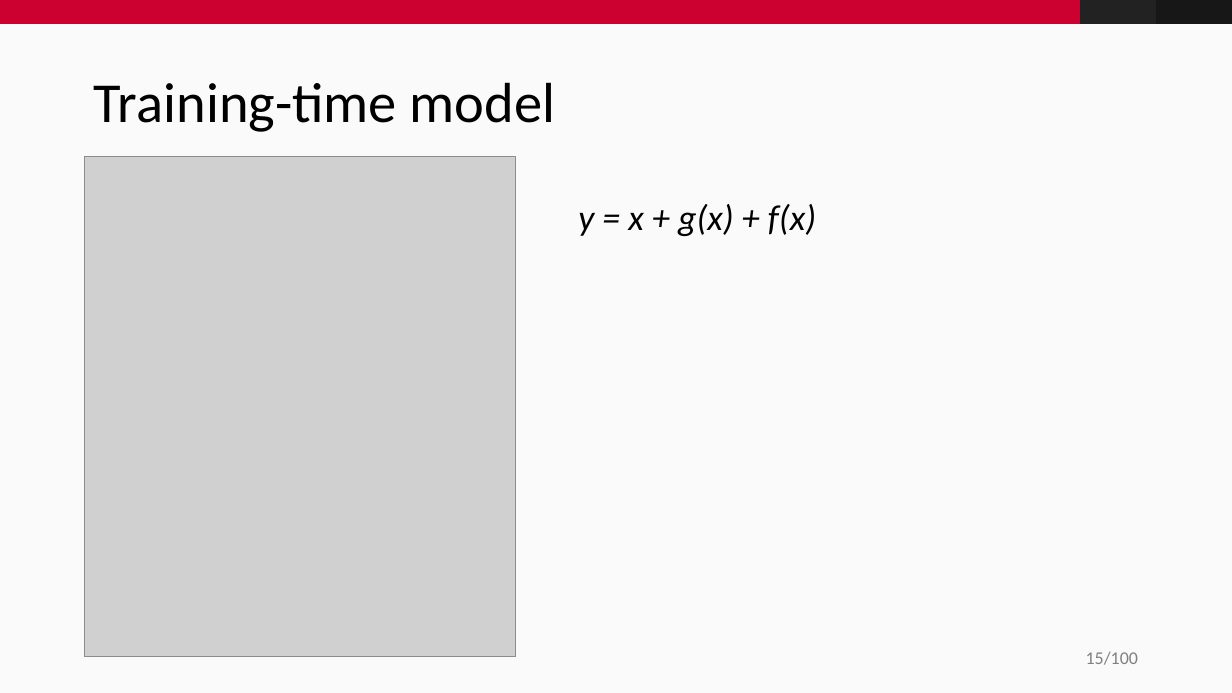
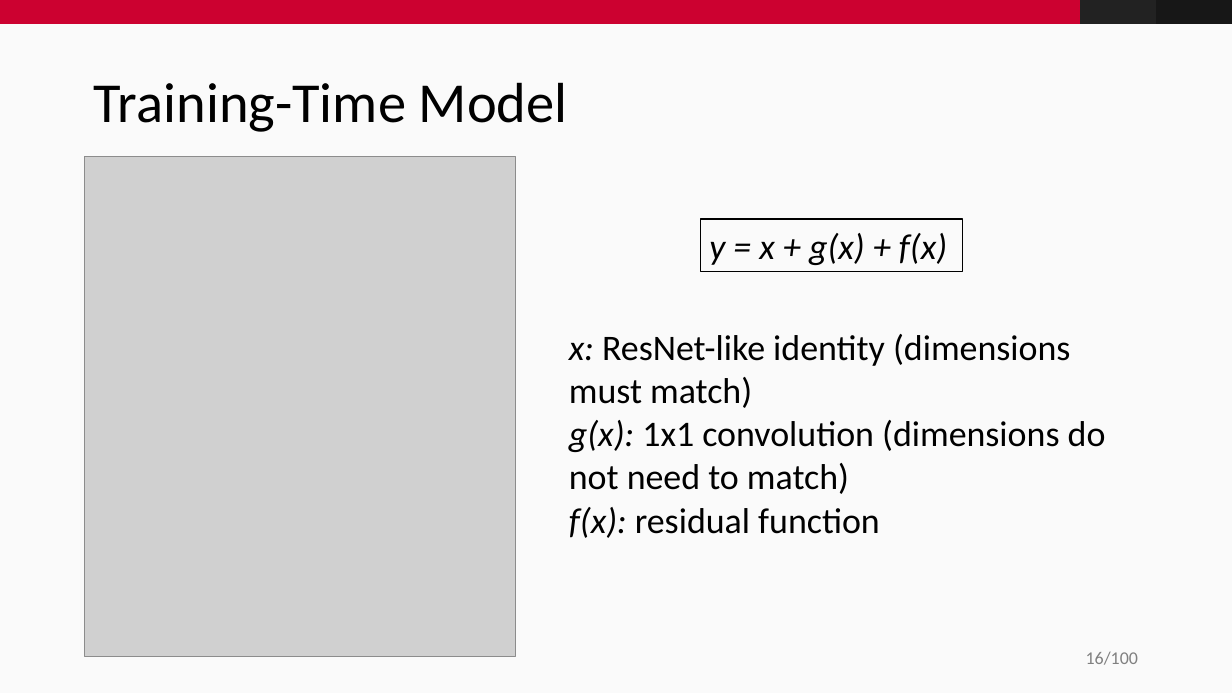
Before and after one commit to fidsusj/CVDL-Seminar, a slide deck: slide 16 of presentation/presentation.pptx (slide 15 before the commit). Drawn at 1232x693 pixels with LibreOffice and Linux fonts; fonts in the diff are those of the drawing; grey boxes stand for pictures; background and template pictures are left out. Boxes give left, top, right and bottom in pixels: in the first picture for what was removed or moved away, otherwise in the second. Text is boxed around its words. In the diff, an @@ line names an element or a change of style, - is before the commit and + after.

```diff
--- a/presentation/presentation.pptx
+++ b/presentation/presentation.pptx
@@ title at (94, 82, 568, 132): text changed @@
-Training-time model
+Training-Time Model
@@ rectangle "y = x + g(x) ...": place and size @@
-rectangle "y = x + g(x) ..." at (578, 204, 816, 236)
+rectangle "y = x + g(x) ..." at (701, 219, 963, 272)
@@ rectangle "y = x + g(x) ..." at (701, 219, 963, 272): outline none to #000000 1 pt @@
@@ text added at (569, 334, 1106, 538), 28 pt, text #000000 @@
+x: ResNet-like identity (dimensions must match)
+g(x): 1x1 convolution (dimensions do not need to match)
+f(x): residual function
@@ page number at (1086, 652, 1138, 665): text changed @@
-15/100
+16/100
```
Also in this commit, not shown: 4 other slides changed, 3 slides added, 2 slides removed.
